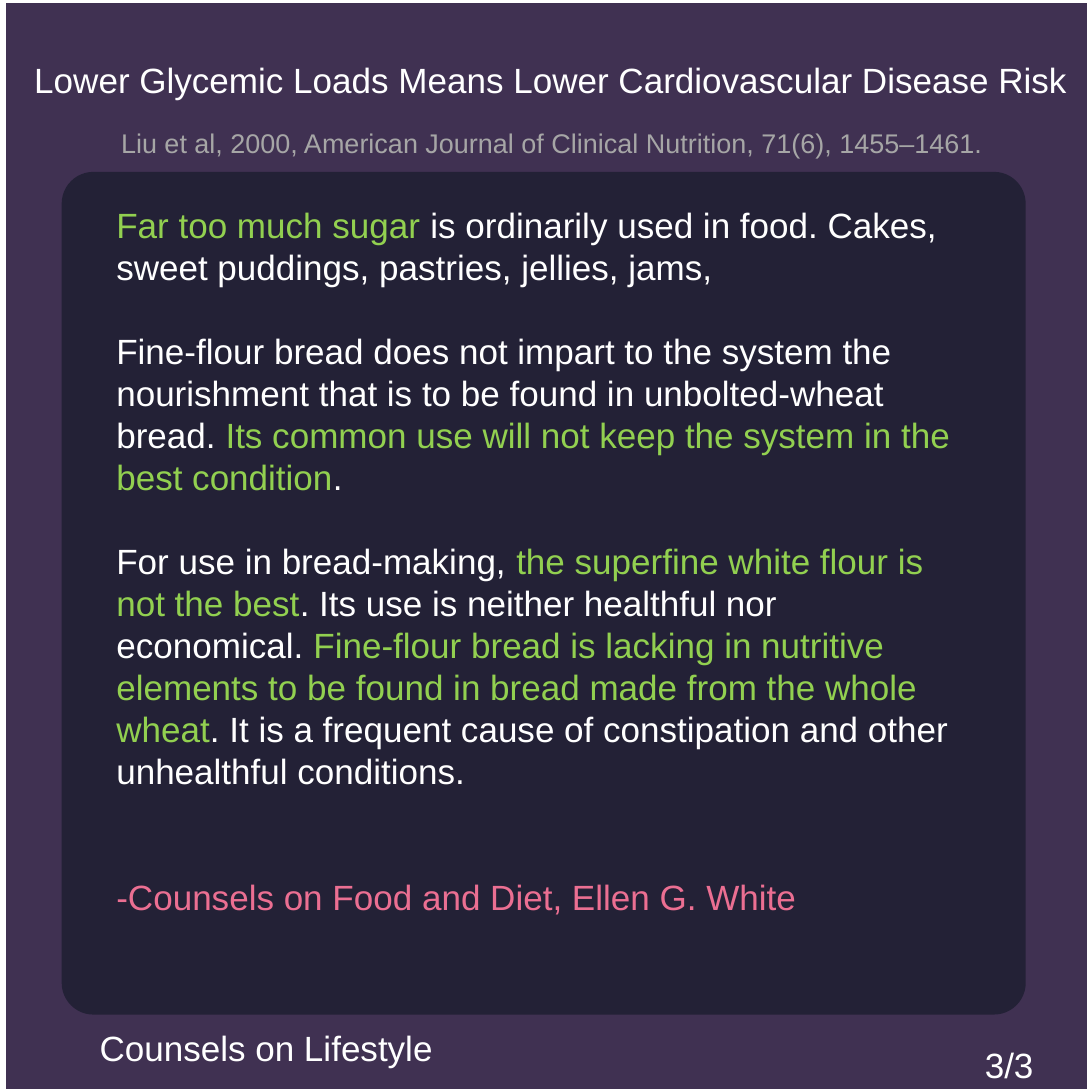
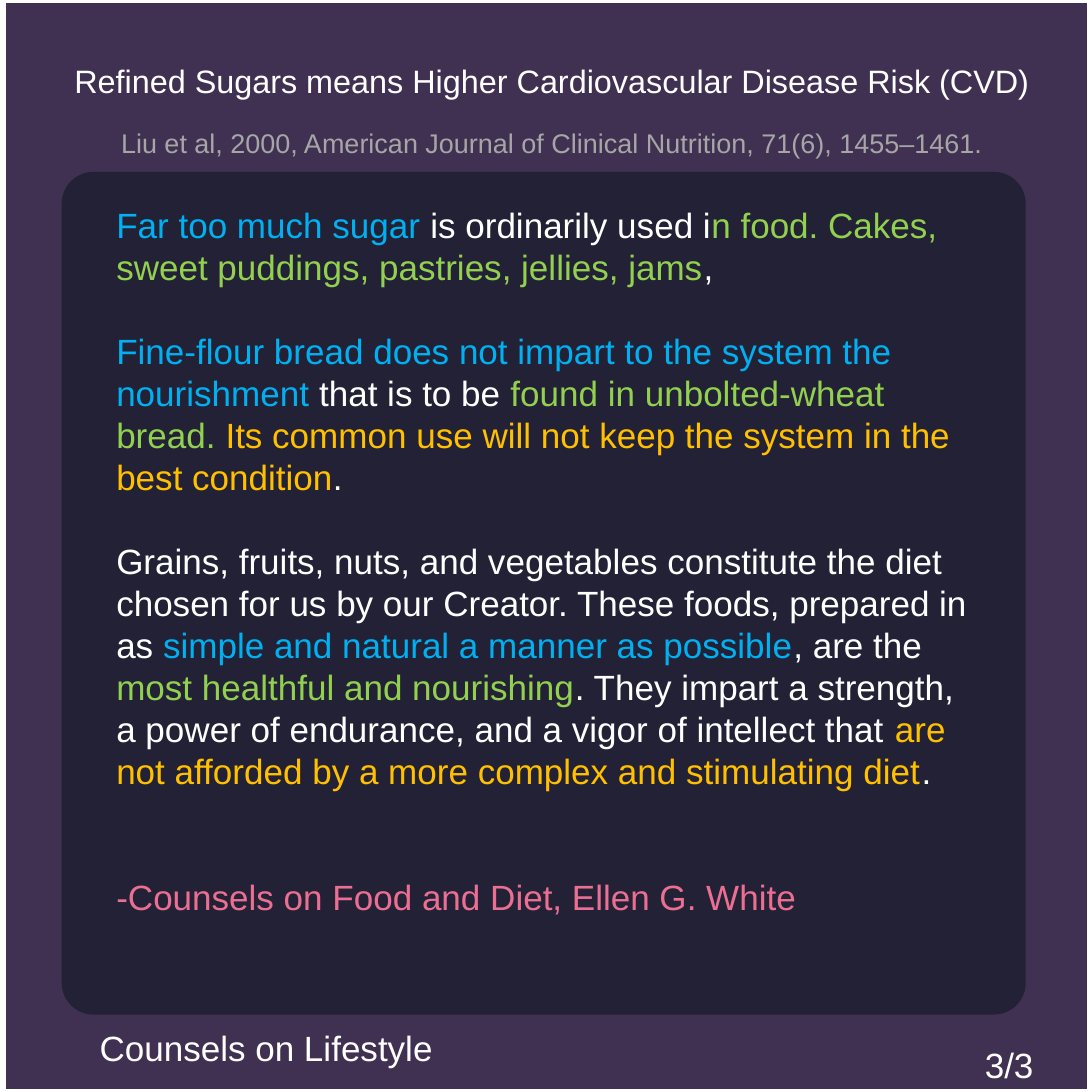
Before and after one commit to msimbao/counselsonlifestyle, a slide deck: slide 3 of posts/1/slides.pptx. Drawn at 1092x1092 pixels with LibreOffice and Linux fonts; fonts in the diff are those of the drawing. Boxes give left, top, right and bottom in pixels: in the first picture for what was removed or moved away, otherwise in the second. Text is boxed around its words. In the diff, an @@ line names an element or a change of style, - is before the commit and + after.

```diff
--- a/posts/1/slides.pptx
+++ b/posts/1/slides.pptx
@@ text at (x1=74, y1=69, x2=1029, y2=100): text changed; size 26 to 24 pt @@
-Lower Glycemic Loads Means Lower Cardiovascular Disease Risk
+Refined Sugars means Higher Cardiovascular Disease Risk (CVD)
@@ text at (x1=116, y1=212, x2=950, y2=491): text colour #92D050 to #00B0F0 in "Far too much sugar"; text colour #FFFFFF to #92D050 in "in food. Cakes, sweet puddings, pastries, jellies, ...", "found in unbolted-wheat bread."; text colour #FFFFFF to #00B0F0 in "Fine-flour bread does not impart to the ..."; text colour #92D050 to #FFC000 in "Its common use will not keep the ..." @@
@@ text at (x1=116, y1=548, x2=966, y2=791): text changed @@
-For use in bread-making, the superfine white flour is not the best. Its use is neither healthful nor economical. Fine-flour bread is lacking in nutritive elements to be found in bread made from the whole wheat. It is a frequent cause of constipation and other unhealthful conditions.
+Grains, fruits, nuts, and vegetables constitute the diet chosen for us by our Creator. These foods, prepared in as simple and natural a manner as possible, are the most healthful and nourishing. They impart a strength, a power of endurance, and a vigor of intellect that are not afforded by a more complex and stimulating diet.
```
Also in this commit, not shown: 2 other slides changed, 27 other files.
